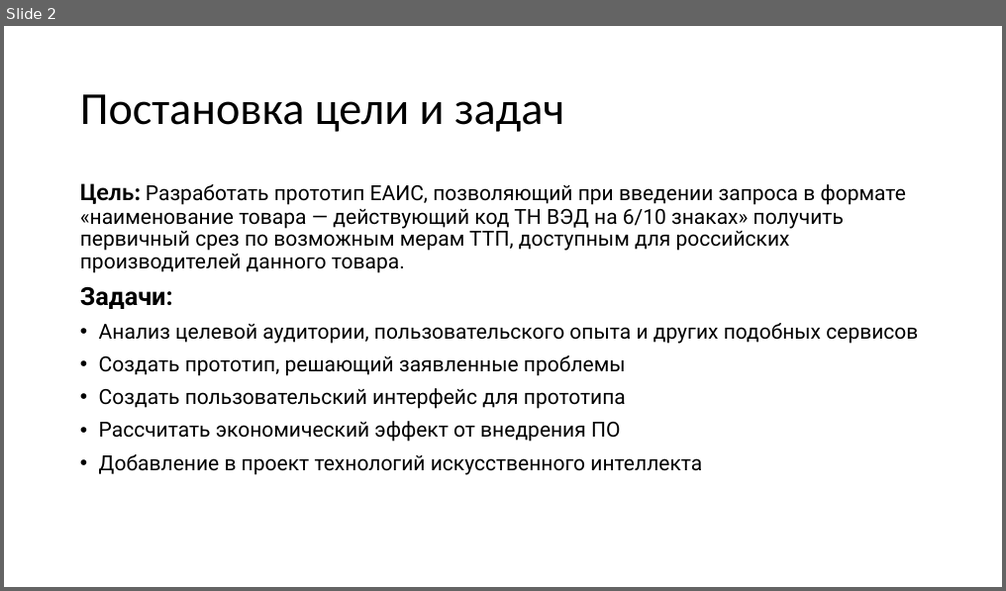
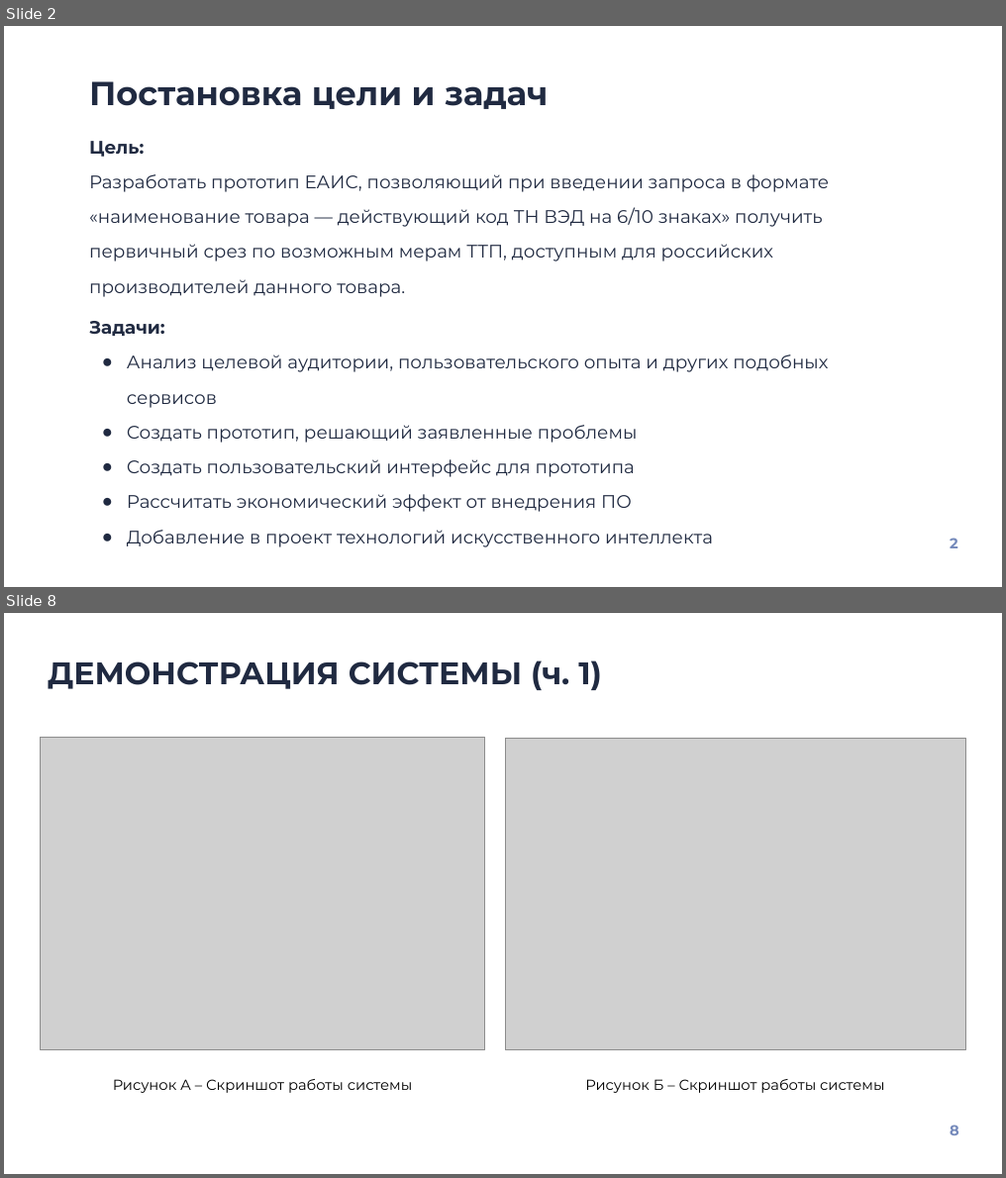
Before and after one commit to maxikfedorov/trade-defense-platform, a slide deck: assets/НейроСанитары_Моспром_v1.pptx. Shown one above the other, each under a label of ours: slide 2 before the commit, slides 2 and 8 after it; the slides between them are not shown. The pictures are 1006x591 and 1006x1178 pixels, drawn with LibreOffice and Linux fonts; fonts in the diff are those of the drawing; grey boxes stand for pictures. Boxes give left, top, right and bottom in pixels: in the first picture for what was removed or moved away, otherwise in the second. Text is boxed around its words. In the diff, an @@ line names an element or a change of style, - is before the commit and + after.

```diff
--- a/assets/НейроСанитары_Моспром_v1.pptx
+++ b/assets/НейроСанитары_Моспром_v1.pptx
@@ slide 8 added at (4, 613, 1002, 1174), background #FFFFFF @@
@@ title added at (48, 661, 602, 690), 30 pt, text #202A41, bold @@
+ДЕМОНСТРАЦИЯ СИСТЕМЫ (ч. 1)
@@ picture added at (40, 738, 484, 1051) @@
@@ picture added at (505, 739, 965, 1051) @@
@@ text added at (113, 1079, 412, 1093), 14 pt, text #000000 @@
+Рисунок А – Скриншот работы системы
@@ text added at (585, 1079, 884, 1093), 14 pt, text #000000 @@
+Рисунок Б – Скриншот работы системы
@@ text added at (949, 1125, 959, 1136), 14 pt, text #758ABB, bold @@
+8
@@ slide 2 changed as well @@
@@ title "Постановка цели и задач": place and size @@
-title "Постановка цели и задач" at (80, 94, 564, 132)
+title "Постановка цели и задач" at (89, 81, 548, 109)
@@ title "Постановка цели и задач" at (89, 81, 548, 109): size 44 to 32 pt, font Calibri to Montserrat, text colour #000000 to #202A41, bold on; line spacing 0.9 to 1; vertical alignment middle to top @@
@@ text "Цель:": place and size @@
-text "Цель:" at (80, 183, 918, 475)
+text "Цель:" at (89, 141, 830, 548)
@@ text at (89, 141, 830, 297): text changed; size 20 to 17.5 pt; font Roboto to Montserrat; text colour #000000 to #202A41 @@
-Цель: Разработать прототип ЕАИС, позволяющий при введении запроса в формате «наименование товара — действующий код ТН ВЭД на 6/10 знаках» получить первичный срез по возможным мерам ТТП, доступным для российских производителей данного товара.
+Цель:
+Разработать прототип ЕАИС, позволяющий при введении запроса в формате «наименование товара — действующий код ТН ВЭД на 6/10 знаках» получить первичный срез по возможным мерам ТТП, доступным для российских производителей данного товара.
@@ text at (89, 321, 828, 548): size 24 to 17.5 pt in "Задачи:"; font Roboto to Montserrat, text colour #000000 to #202A41 in "Задачи:", "Анализ целевой аудитории, пользовательского опыта и других ...", "Создать прототип, решающий заявленные проблемы", "Создать пользовательский интерфейс для прототипа" and 2 more places; size 20 to 17.5 pt in "Анализ целевой аудитории, пользовательского опыта и других ...", "Создать прототип, решающий заявленные проблемы", "Создать пользовательский интерфейс для прототипа", "Рассчитать экономический эффект от внедрения ПО" and 1 more places; line spacing 0.9 to 1.6; less space between paragraphs; bullet • to ● @@
@@ text added at (949, 538, 958, 549), 14 pt, text #758ABB, bold @@
+2
```
Also in this commit, not shown: 4 other slides changed, 5 other slides added, 5 slides removed, 4 other files.
